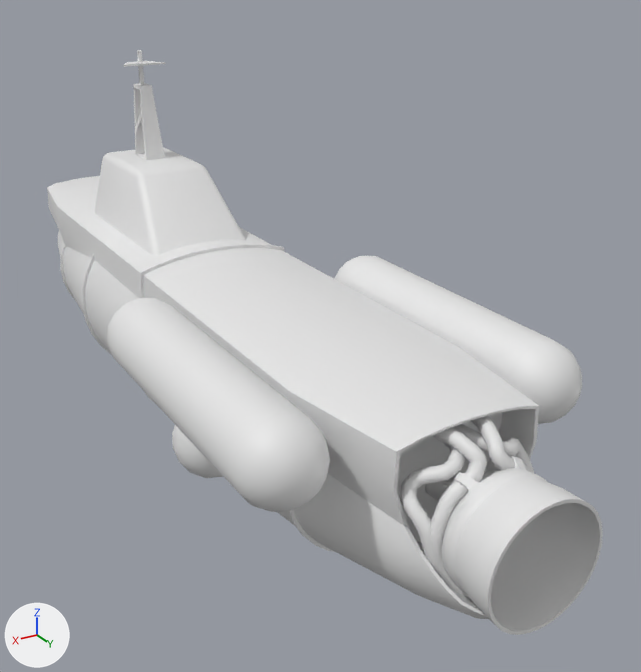
An edit to the Blender file assets/models/vehicles/barkas/barkas.blend, drawn before and after from the same camera.
Rendered twice from a 50 mm lens placed at (3.73, 8.44, 3.91), pointed at (-0.81, 0.87, 0.12). Every picture has the same lights, and +X, +Y and +Z are marked at lower left.

Objects in the first picture: 'BezierCurve', 'BezierCurve.001', 'Circle'.
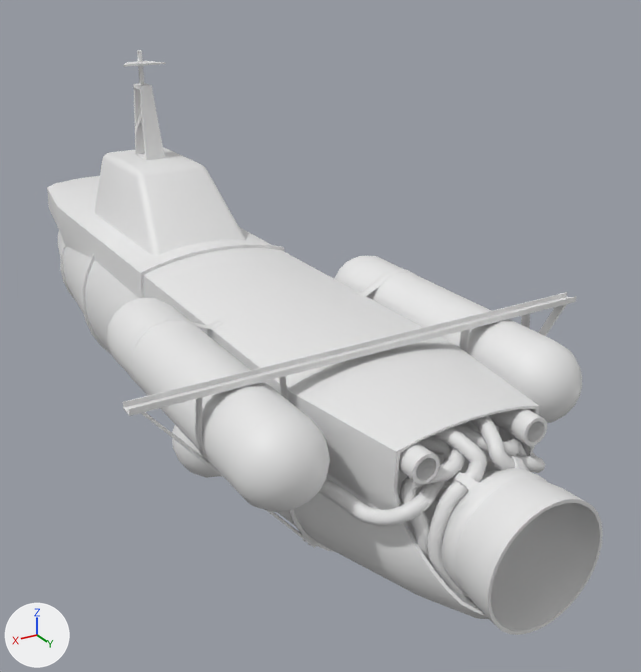
What differs and where, as boxes (x1, y1, x2, y2) in the pictures (641 x 672 px; the box of a moved part takes in the faces that stretch with it):
'BezierCurve', reshaped
    before: (400, 424, 534, 584)
    after: (428, 416, 530, 598)
'BezierCurve.001', reshaped
    before: (431, 416, 530, 598)
    after: (319, 421, 545, 526)
'BezierCurve.004', added
    after: (400, 424, 527, 567)
'Circle.001', added
    after: (127, 269, 530, 470)
part 3 of me_circle, added
    after: (399, 409, 547, 484)
part 4 of me_circle, added
    after: (123, 292, 576, 416)
part 5 of me_circle, moved or reshaped
    before: (172, 425, 223, 478)
    after: (172, 425, 221, 478)
part 6 of me_circle, moved or reshaped
    before: (401, 465, 487, 542)
    after: (135, 303, 570, 548)

Edits to the bpy script that builds the scene:
```text
Change me_mesh:
    used by ob_beziercurve_001; location = (0.0, 5.11, 0.21)
    remove me_mesh.from_pydata(...)  # 328 vertices, 320 faces; spans x -0.489..0.489, y -1.2..-0.35, z -0.563..0.678
    add me_mesh.from_pydata(...)  # 528 vertices, 512 faces; spans x -1.039..1.039, y -2.788..-0.672, z 0.027..0.524
    me_mesh part 1: 328 vertices removed from x -0.489..0.489, y -1.2..-0.35, z -0.563..0.678; 528 vertices added at x -1.039..1.039, y -2.788..-0.672, z 0.027..0.524
Change me_mesh_001:
    used by ob_beziercurve; location = (0.0, 5.11, 0.21)
    remove me_mesh_001.from_pydata(...)  # 328 vertices, 320 faces; spans x -0.572..0.572, y -1.2..-0.347, z -0.566..0.57
    add me_mesh_001.from_pydata(...)  # 328 vertices, 320 faces; spans x -0.489..0.489, y -1.2..-0.35, z -0.563..0.678
    me_mesh_001 part 2: 328 of 328 vertices moved; they spanned x -0.572..0.572, y -1.2..-0.347, z -0.566..0.57 and now span x -0.489..0.489, y -1.2..-0.35, z -0.563..0.678; mean shift (0.0, 0.059, 0.104); largest move (0.539, -0.872, 0.34) -> (0.076, -0.586, 0.516)
Change me_circle:
    used by ob_circle; location = (0.0, 0.0, 0.0)
    remove me_circle.from_pydata(...)  # 1388 vertices, 1217 faces; spans x 0.0..1.58, y -4.69..5.11, z -1.97..2.89
    add me_circle.from_pydata(...)  # 1473 vertices, 1305 faces; spans x 0.0..2.1, y -4.69..5.11, z -1.97..2.89
    me_circle part 3: a new loose piece of 49 vertices spanning x 0.38..0.61, y 3.62..4.42, z 0.63..0.86
    me_circle part 4: a new loose piece of 16 vertices spanning x 0.0..2.1, y 3.07..3.2, z 1.03..1.08
    me_circle part 5: 165 vertices moved within x 0.0..0.48, y -0.82..0.59, z -1.97..-0.95; 17 vertices removed from x 0.0..0.25, y -0.81..0.23, z -1.68..-0.96; 17 vertices added at x 0.0..0.25, y -0.81..0.23, z -1.67..-0.95
    me_circle part 6: 14 vertices removed from x 0.0..0.81, y 3.11..3.92, z 0.0..0.33; 24 vertices added at x 0.62..2.07, y 3.09..3.18, z -0.63..1.03
Add me_mesh_003:
    me_mesh_003.from_pydata(...)  # 328 vertices, 320 faces; spans x -0.571..0.571, y -1.2..-0.482, z -0.567..0.57
    me_mesh_003.polygons.foreach_set('use_smooth', [True] * 320)
Add me_circle_001:
    me_circle_001.from_pydata(...)  # 116 vertices, 91 faces; spans x 0.7..1.61, y 1.62..3.19, z 0.3..1.03
Add ob_beziercurve_004:
    ob_beziercurve_004 = bpy.data.objects.new('BezierCurve.004', me_mesh_003)
    ob_beziercurve_004.location = (0.0, 5.11, 0.21)
Add ob_circle_001:
    ob_circle_001 = bpy.data.objects.new('Circle.001', me_circle_001)
    ob_circle_001.location = (0.0, 0.0, 0.0)
    _m = ob_circle_001.modifiers.new('Mirror', 'MIRROR')
    _m = ob_circle_001.modifiers.new('EdgeSplit', 'EDGE_SPLIT')
    _m.split_angle = 0.873
```
